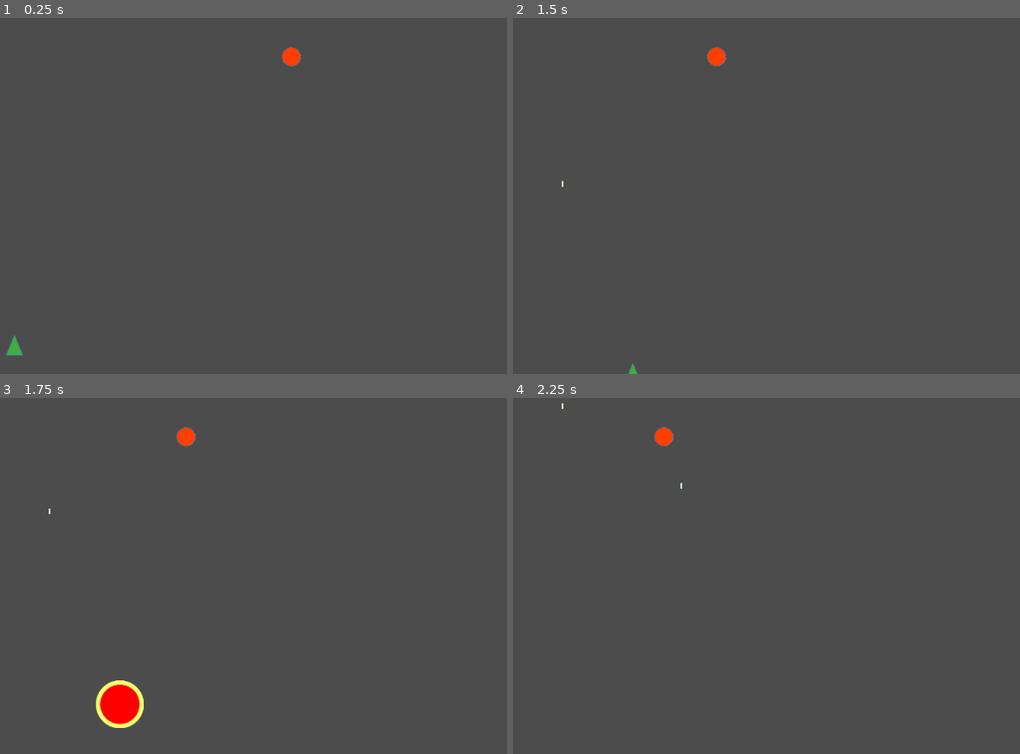
Above: before the commit, frames 1-4 (two rows, left to right).
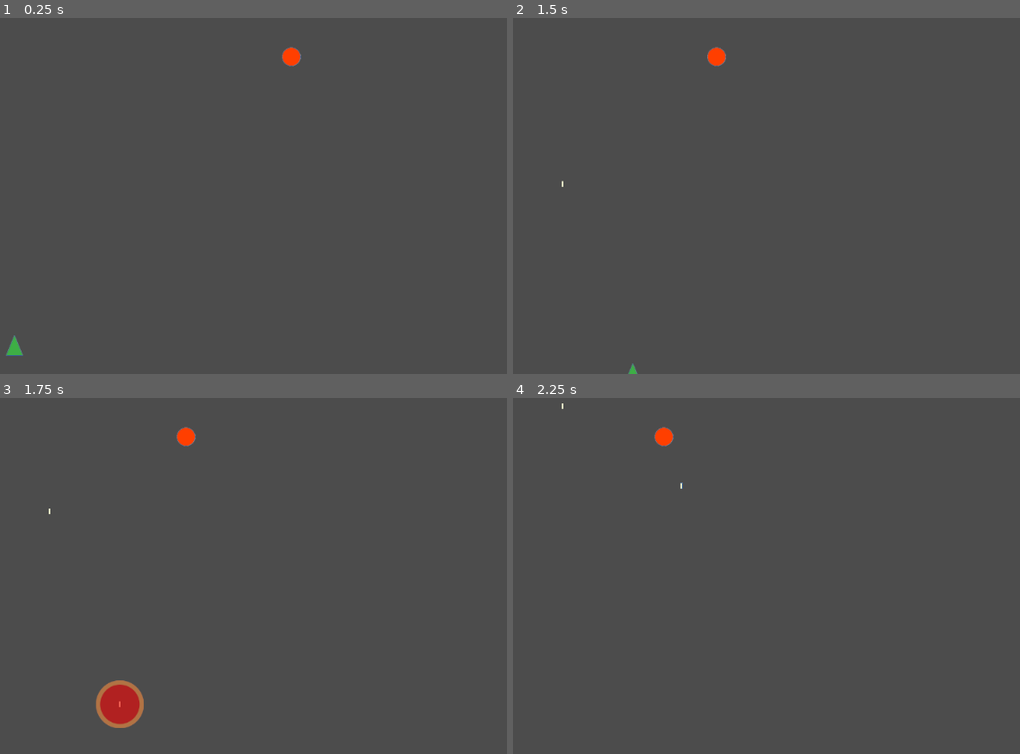
Above: after the commit, the same moments.

Repository: danieljohnson2/Shooty
Game: Godot game, scene res://Game.tscn
Same seed, same stepped clock (60 frames per second), same inputs: the game is played once before the commit and once after it.
Inputs:
- Up to frame 1 (0.25 s): no input
- Up to frame 2 (1.5 s): hold Right (ui_right) 0.53-1.28 s; tap Space (ui_select) at 0.77 s; hold Down (ui_down) from 1.28 s (still down)
- Up to frame 3 (1.75 s): keep holding Down (ui_down); tap Space (ui_select) at 1.52 s
- Up to frame 4 (2.25 s): release Down (ui_down) at 2.03 s; hold Right (ui_right) from 2.03 s (still down)

Frames 1-2 are identical in both runs. In frame 3, 1.0% of the frame differs, in the area x 18-29%, y 79-93%; in frame 4, nothing differs.

Commit message:
Fade the boom out as it expands

Diff:
--- a/Bullet.gd
+++ b/Bullet.gd
@@ -4,14 +4,18 @@
 export var duration = 1.5
 
 var explodyness = 0
+const max_explodyness = 1.5
 
 func _process(delta):
 	self.position.y -= delta * speed
 
-	if explodyness > 1.5:
+	if explodyness > max_explodyness:
 		self.queue_free()
 	if explodyness > 0:
-		$"Boom".scale = Vector2(explodyness, explodyness)
+		var boom = $"Boom"
+		var fraction = (max_explodyness - explodyness) / max_explodyness
+		boom.scale = Vector2(explodyness, explodyness)
+		boom.modulate = Color(1, fraction, fraction, fraction)
 		explodyness *= 1.1
 	else:
 		duration -= delta
--- a/project.godot
+++ b/project.godot
@@ -12,7 +12,7 @@
 
 config/name="Shooty"
 run/main_scene="res://Game.tscn"
-config/icon="res://icon.png"
+config/icon="res://Player.png"
 
 [input]
 
